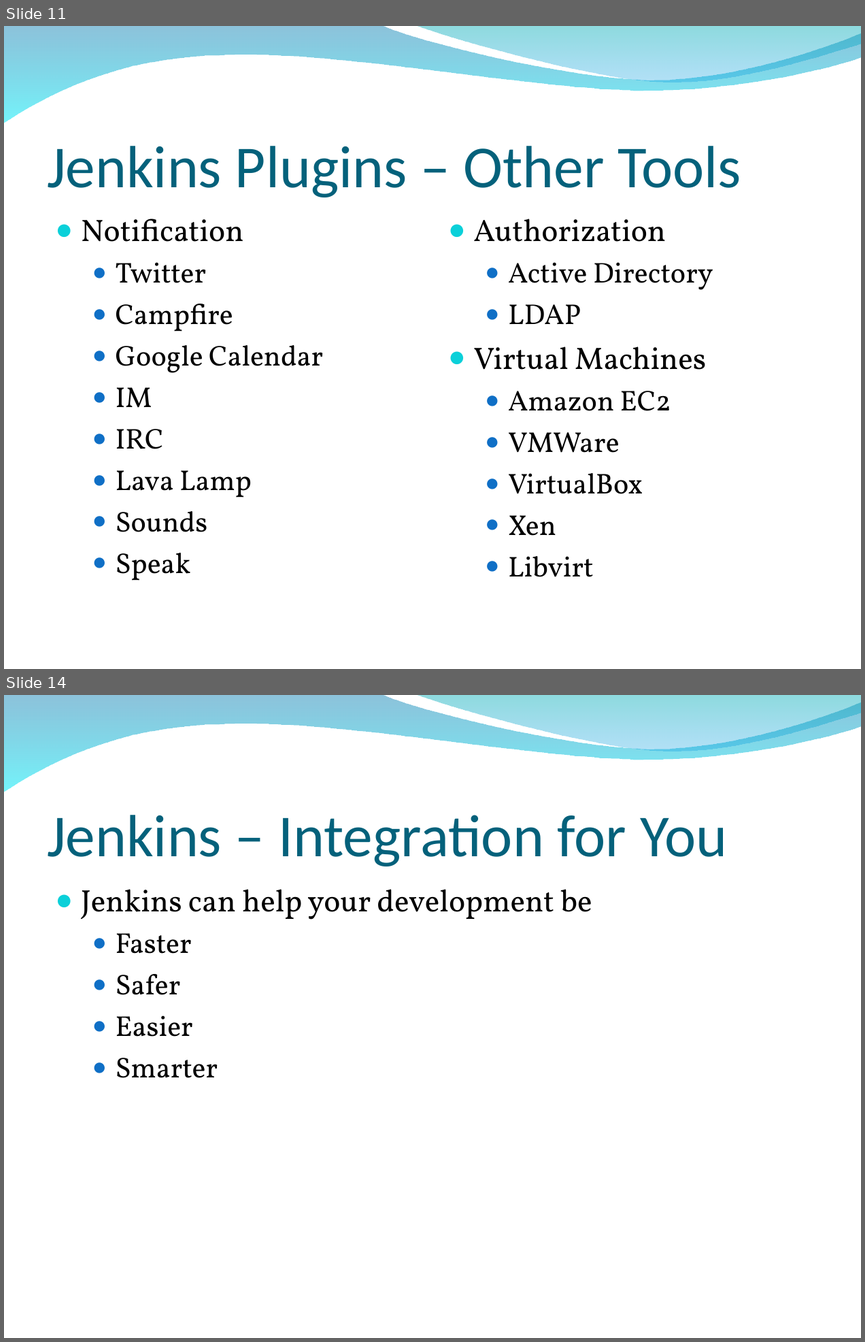
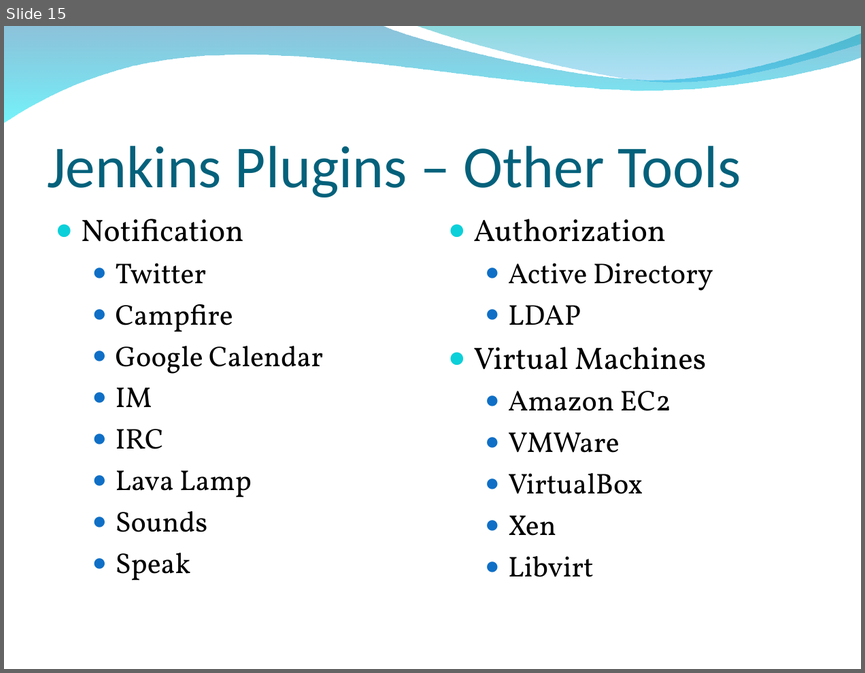
Before and after one commit to chenzhc/TestApp, a slide deck: Doc/jenkins/jenkins.ppt. Shown one above the other, each under a label of ours: slides 11 and 14 before the commit, slide 15 after it; the slides between them are not shown. The pictures are 865x1342 and 865x673 pixels, drawn with LibreOffice and Linux fonts; fonts in the diff are those of the drawing; background and template pictures are left out. Boxes give left, top, right and bottom in pixels: in the first picture for what was removed or moved away, otherwise in the second. Text is boxed around its words. In the diff, an @@ line names an element or a change of style, - is before the commit and + after.

```diff
--- a/Doc/jenkins/jenkins.ppt
+++ b/Doc/jenkins/jenkins.ppt
@@ slide 14 removed at bbox=[4, 695, 861, 1338], background picture (left out); not listed: 2 template elements that a slide beside it also shows @@
@@ title removed at bbox=[47, 815, 727, 866] @@
-Jenkins – Integration for You
@@ text removed at bbox=[81, 889, 592, 1078] @@
-● Jenkins can help your development be
-  ● Faster
-  ● Safer
-  ● Easier
-  ● Smarter
@@ what was slide 11 is now slide 15 @@
```
Also in this commit, not shown: 1 slide changed, 11 slides added, 8 other slides removed.
